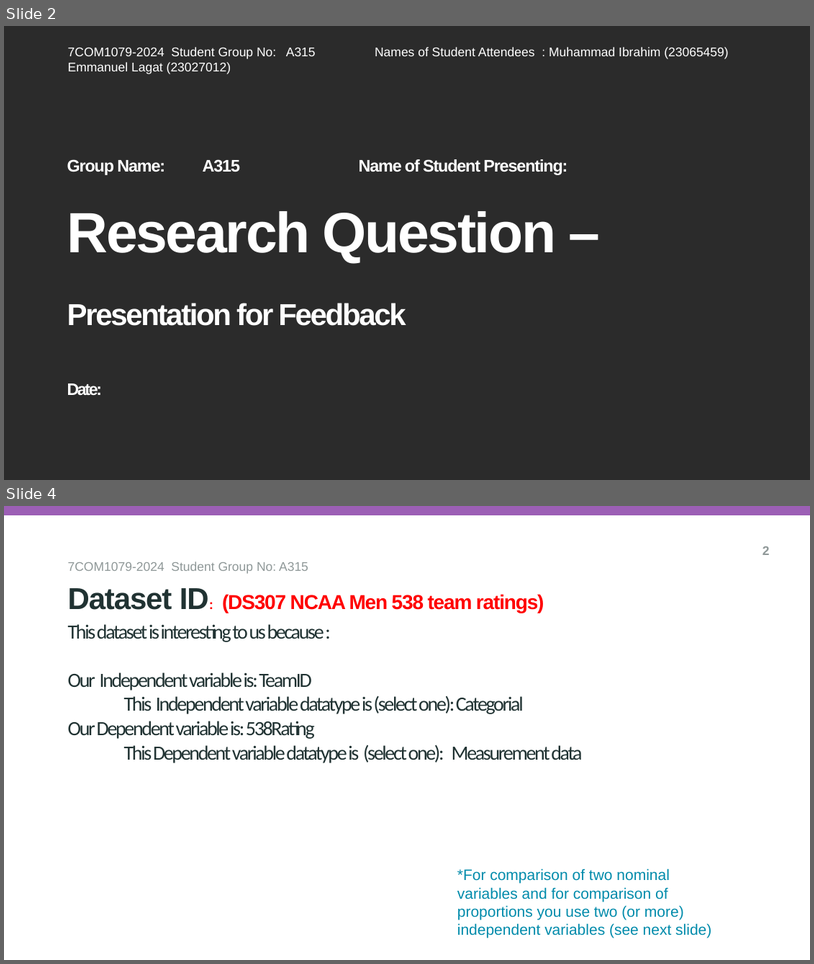
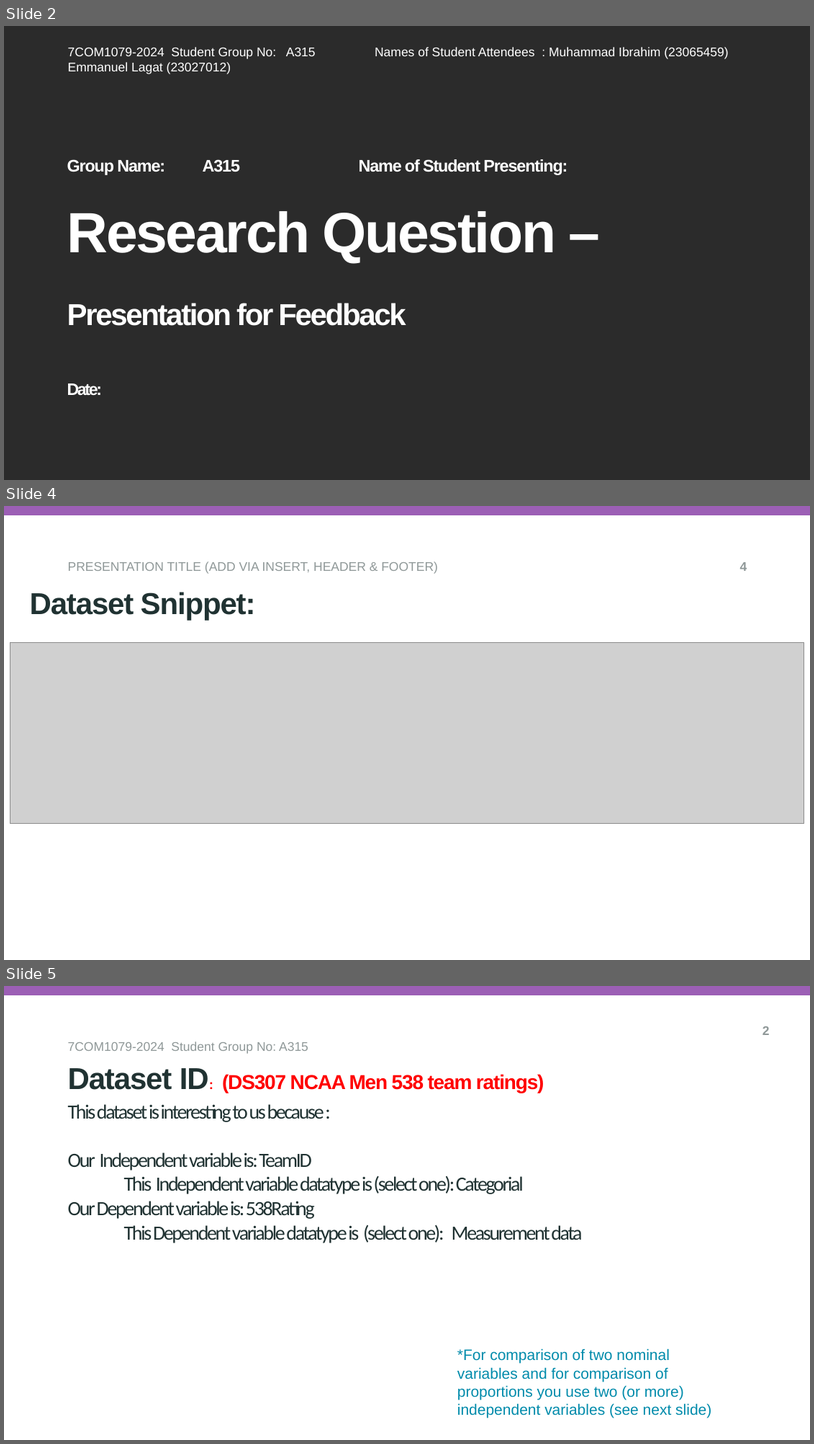
Before and after one commit to IbbiShahid/Research-Question-and-Visualisation, a slide deck: researchQuestion.pptx. Shown one above the other, each under a label of ours: slides 2 and 4 before the commit, slides 2, 4 and 5 after it; the slides between them are not shown. The pictures are 814x964 and 814x1444 pixels, drawn with LibreOffice and Linux fonts; fonts in the diff are those of the drawing; grey boxes stand for pictures; background and template pictures are left out; a plain dark background stands for a picture behind light text. Boxes give left, top, right and bottom in pixels: in the first picture for what was removed or moved away, otherwise in the second. Text is boxed around its words. In the diff, an @@ line names an element or a change of style, - is before the commit and + after.

```diff
--- a/researchQuestion.pptx
+++ b/researchQuestion.pptx
@@ slide 4 added at (x1=4, y1=506, x2=810, y2=960), background #FFFFFF; not listed: 1 template element that a slide beside it also shows @@
@@ text added at (x1=68, y1=561, x2=438, y2=574), 15 pt, text #8F9898 @@
+PRESENTATION TITLE (ADD VIA INSERT, HEADER & FOOTER)
@@ page number added at (x1=741, y1=562, x2=748, y2=571), 15 pt, text #8F9898, bold @@
+4
@@ subtitle added at (x1=30, y1=592, x2=256, y2=620), 36 pt, text #203232, bold @@
+Dataset Snippet:
@@ picture added at (x1=10, y1=642, x2=805, y2=823) @@
@@ what was slide 4 is now slide 5 @@
```
Also in this commit, not shown: 1 slide changed.
